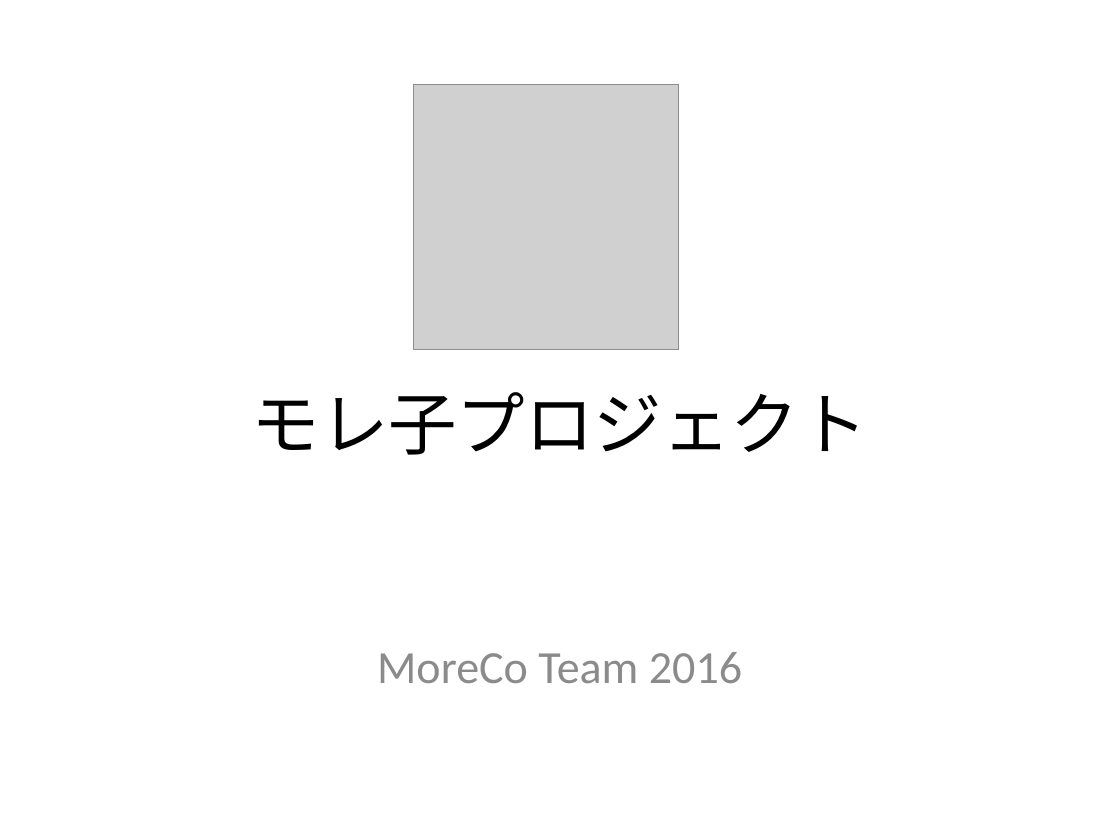
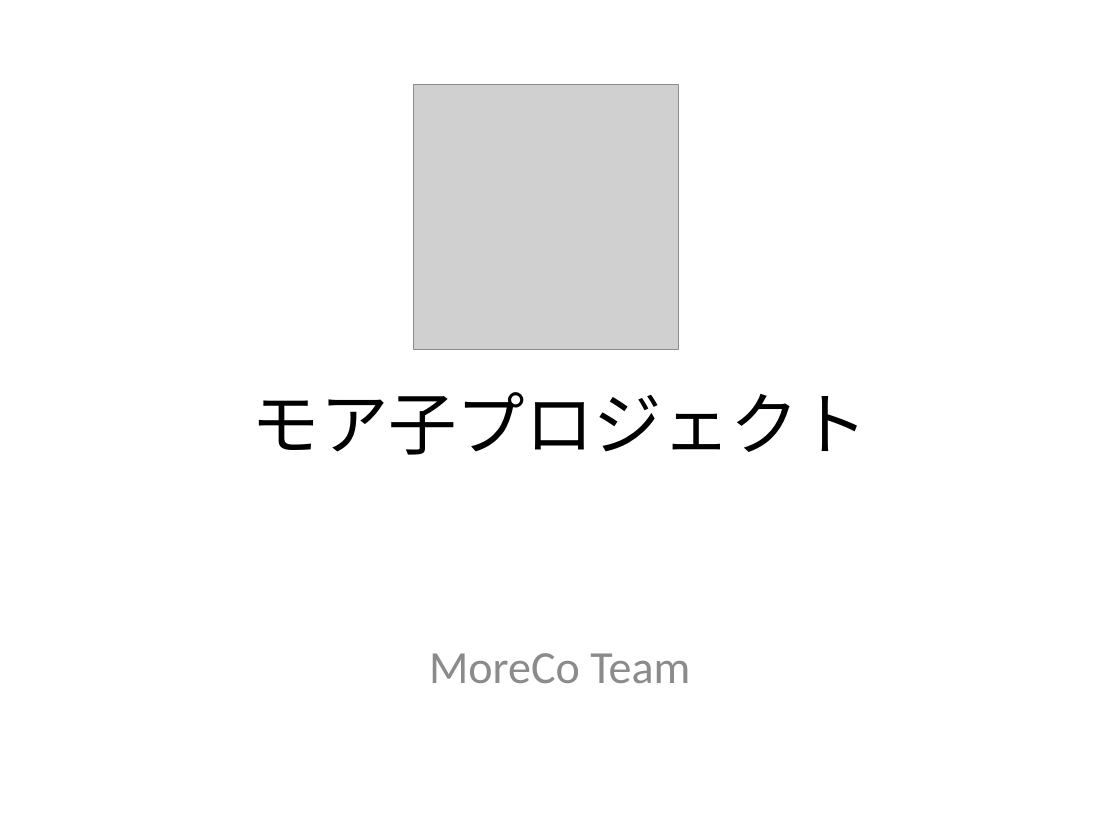
Before and after one commit to umbalaconmeogia/MoreCo, a slide deck: slide 1 of 05.Other/Document/モレ子プロジェクト.pptx. Drawn at 1120x840 pixels with LibreOffice and Linux fonts; fonts in the diff are those of the drawing; grey boxes stand for pictures. Boxes give left, top, right and bottom in pixels: in the first picture for what was removed or moved away, otherwise in the second. Text is boxed around its words. In the diff, an @@ line names an element or a change of style, - is before the commit and + after.

```diff
--- a/05.Other/Document/モレ子プロジェクト.pptx
+++ b/05.Other/Document/モレ子プロジェクト.pptx
@@ title at (252,392,868,455): text changed @@
-モレ子プロジェクト
+モア子プロジェクト
@@ subtitle at (429,653,690,683): text changed @@
-MoreCo Team 2016
+MoreCo Team
```
Also in this commit, not shown: 3 slides added, 7 other files.
